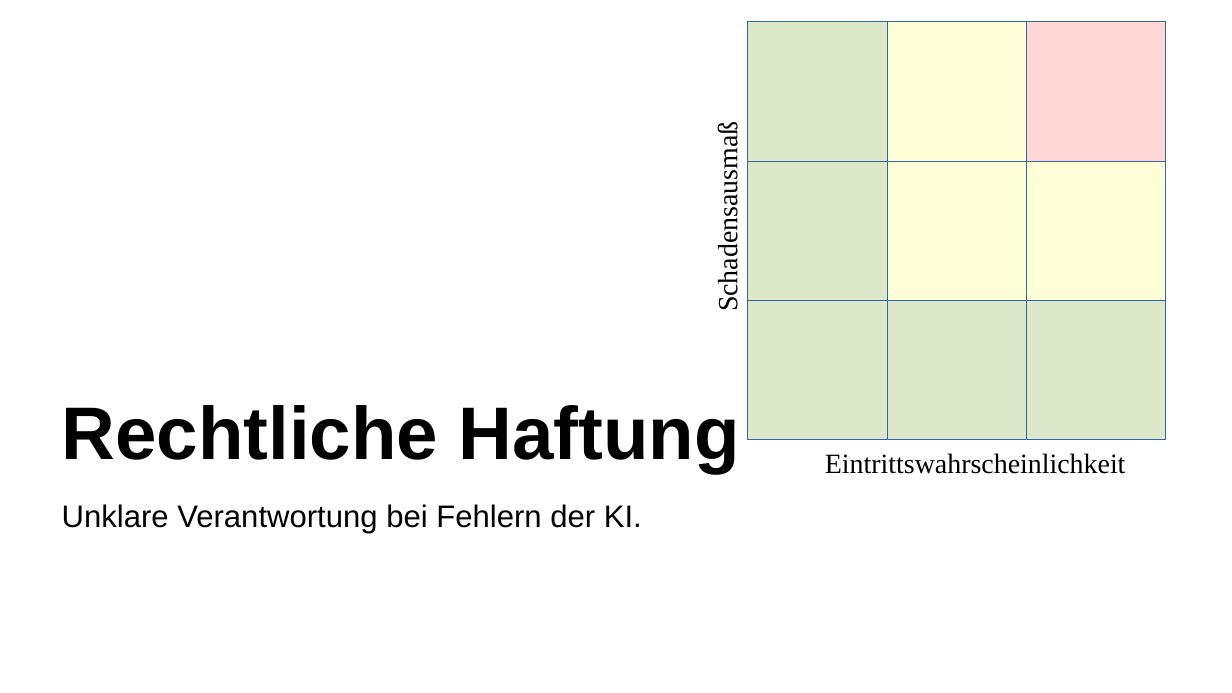
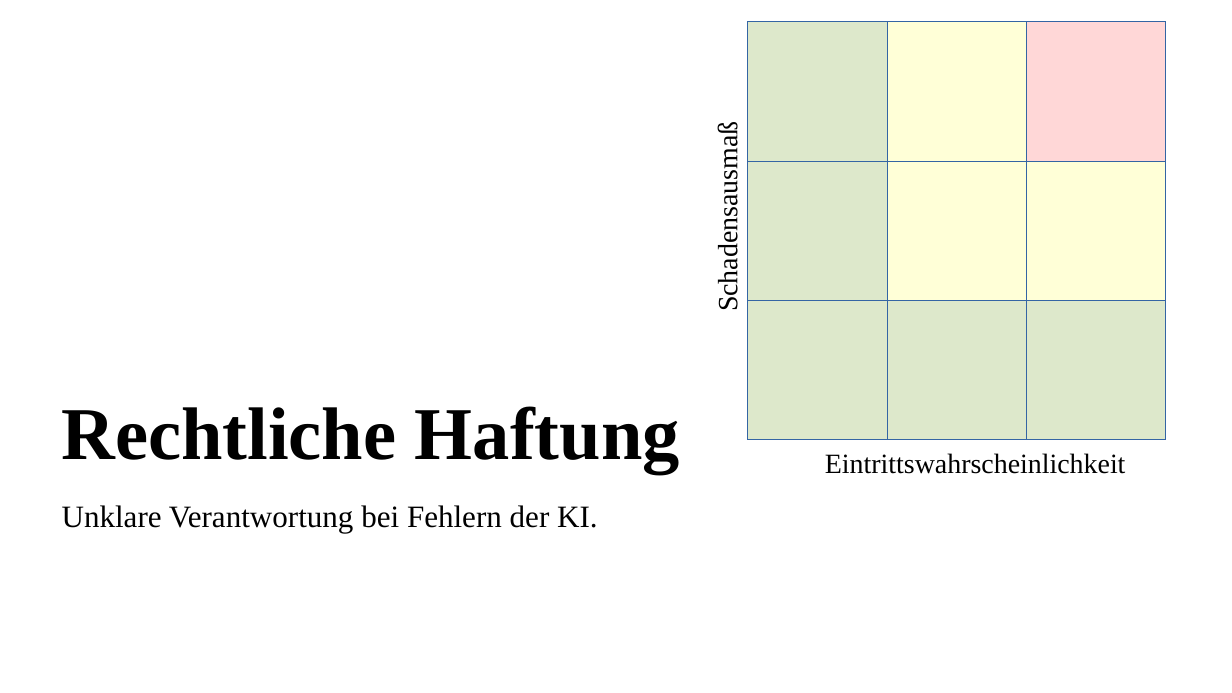
Before and after one commit to jtecklenburg/KI-workshop, a slide deck: slide 6 of 5_risiken/5_risiken.odp. Drawn at 1232x693 pixels with LibreOffice and Linux fonts; fonts in the diff are those of the drawing. Boxes give left, top, right and bottom in pixels: in the first picture for what was removed or moved away, otherwise in the second. Text is boxed around its words. In the diff, an @@ line names an element or a change of style, - is before the commit and + after.

```diff
--- a/5_risiken/5_risiken.odp
+++ b/5_risiken/5_risiken.odp
@@ text "Rechtliche Haftung" at (x1=62, y1=406, x2=680, y2=533): font Arial to Times New Roman @@
```
Also in this commit, not shown: 6 other slides changed, 1 other file.
